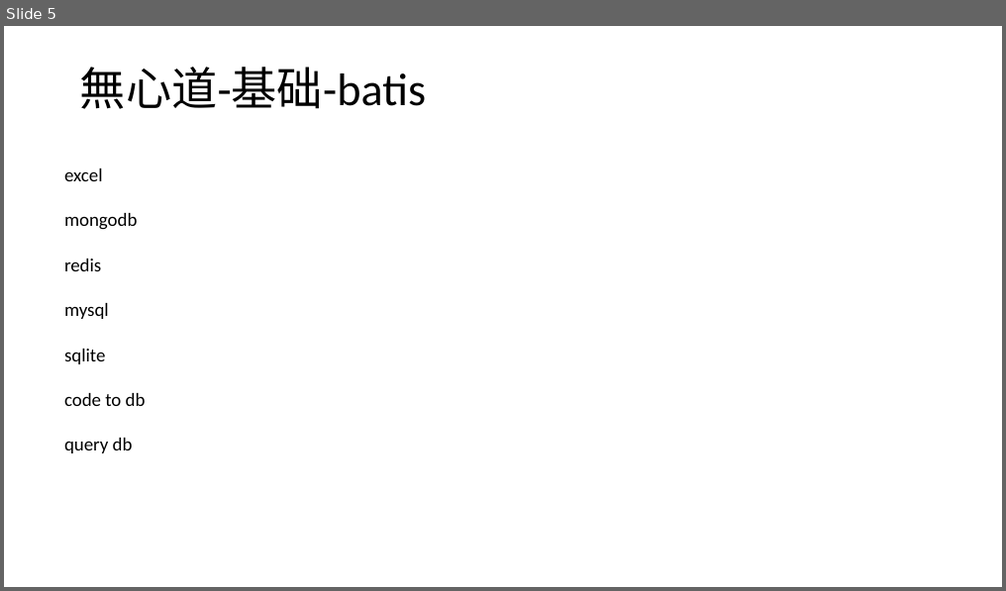
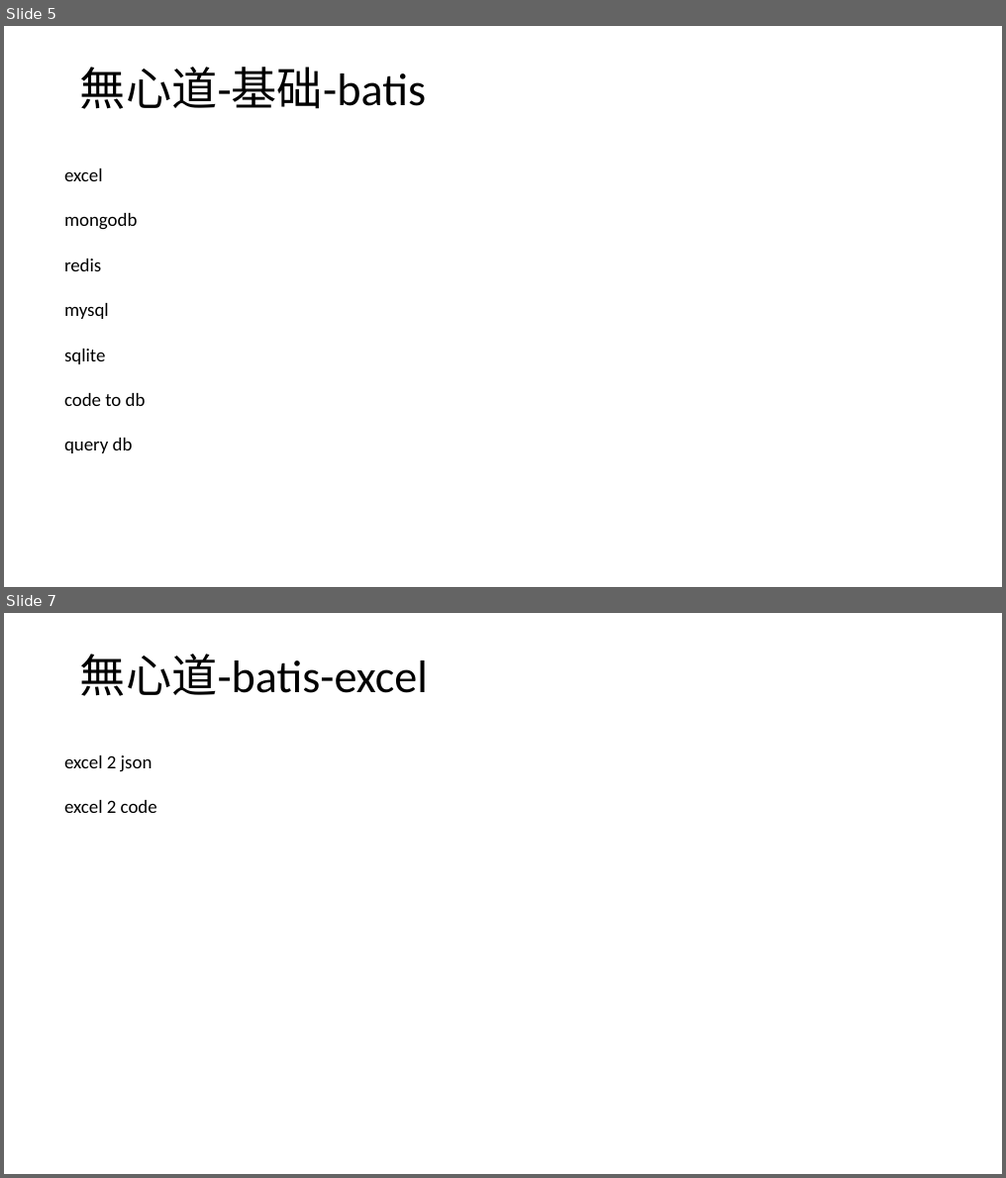
Before and after one commit to wxd-gaming/wxdgaming.boot, a slide deck: 無心道快速开服演示文稿.pptx. Shown one above the other, each under a label of ours: slide 5 before the commit, slides 5 and 7 after it; the slides between them are not shown. The pictures are 1006x591 and 1006x1178 pixels, drawn with LibreOffice and Linux fonts; fonts in the diff are those of the drawing. Boxes give left, top, right and bottom in pixels: in the first picture for what was removed or moved away, otherwise in the second. Text is boxed around its words. In the diff, an @@ line names an element or a change of style, - is before the commit and + after.

```diff
--- a/無心道快速开服演示文稿.pptx
+++ b/無心道快速开服演示文稿.pptx
@@ slide 7 added at [4, 613, 1002, 1174], background #FFFFFF @@
@@ title added at [80, 654, 428, 696], 44 pt, text #000000 @@
+無心道-batis-excel
@@ text added at [64, 756, 157, 813], 18 pt, text #000000 @@
+excel 2 json
+excel 2 code
```
Also in this commit, not shown: 1 slide changed, 6 other files.
